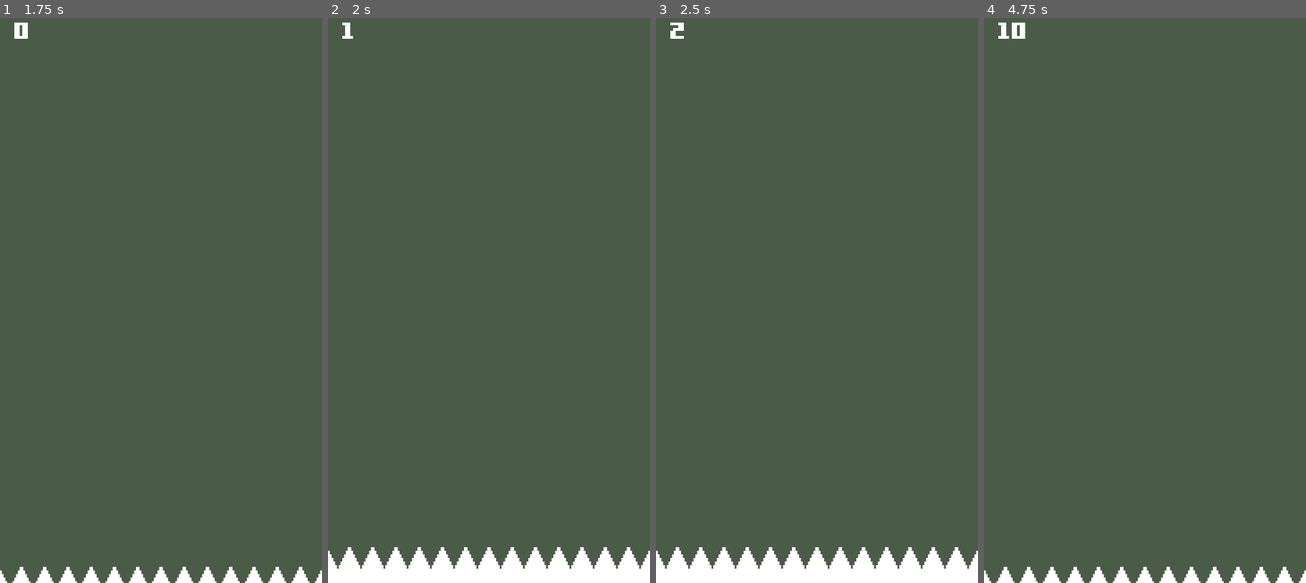
Above: before the commit, frames 1-4 (left to right).
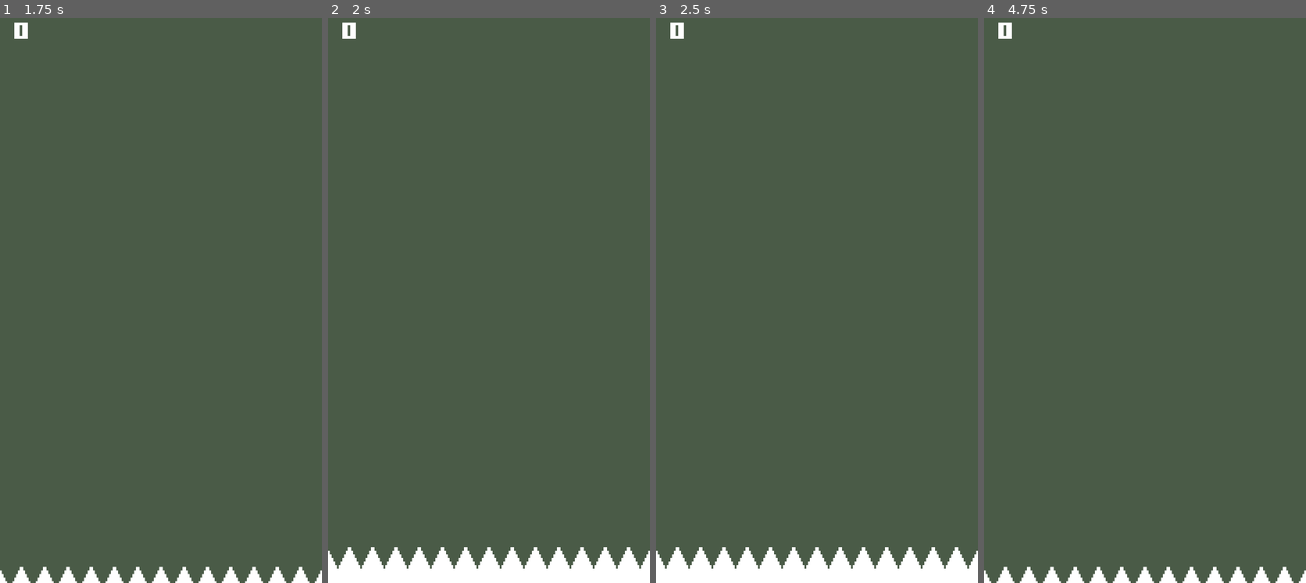
Above: after the commit, the same moments.

Repository: DGIST2023choidoyun/flogtus
Game: Godot game, scene res://Scenes/main.tscn
Same seed, same stepped clock (60 frames per second), same inputs: the game is played once before the commit and once after it.
Inputs (mouse positions are in pixels of both pictures, inside the frame that each line leads up to):
- Up to frame 1 (1.75 s): move the mouse to (231, 266) at 0.52 s; tap Space (Jump) at 0.6, 0.77, 1.07, 1.35, 1.52 s; click (231, 266) at 0.67 s; move the mouse to (96, 323) at 1.27 s; click (96, 323) at 1.42 s
- Up to frame 2 (2 s): tap Space (Jump) at 1.82 s
- Up to frame 3 (2.5 s): move the mouse to (849, 170) at 2.02 s; tap Space (Jump) at 2.1 s; click (849, 170) at 2.17 s
- Up to frame 4 (4.75 s): move the mouse to (1128, 413) at 2.77 s; tap Space (Jump) at 2.85, 3.02, 3.32, 3.6, 3.77, 4.07, 4.35, 4.52 s; click (1128, 413) at 2.92 s; move the mouse to (1241, 385) at 3.52 s; click (1241, 385) at 3.67 s; move the mouse to (1048, 210) at 4.27 s; click (1048, 210) at 4.42 s

Frame 1 is identical in both runs. In frame 2, less than 0.1% of the frame differs, in the area x 4-9%, y 0-4%; in frame 3, less than 0.1%; in frame 4, 0.2%, in the area x 4-13%, y 0-4%.

Commit message:
0822 frog FSM

Diff:
--- a/Objects/frog.tscn
+++ b/Objects/frog.tscn
@@ -7,6 +7,7 @@
 [ext_resource type="AudioStream" uid="uid://5c2a4sqg6a20" path="res://sounds/croak.wav" id="4_7uek1"]
 [ext_resource type="AudioStream" uid="uid://c4nydilulliik" path="res://sounds/splash.wav" id="5_fo7tm"]
 [ext_resource type="Texture2D" uid="uid://beovl7p3p131p" path="res://textures/land_point.png" id="7_1lrn2"]
+[ext_resource type="Script" uid="uid://dnc54nkh3nugd" path="res://scripts/land_point.gd" id="7_giiu1"]
 
 [sub_resource type="AtlasTexture" id="AtlasTexture_fny7c"]
 atlas = ExtResource("2_kuh1s")
@@ -162,6 +163,7 @@
 collision_layer = 2
 monitorable = false
 script = ExtResource("1_vwpa2")
+metadata/_custom_type_script = "uid://b6v7bg41x50l0"
 
 [node name="Sprite" type="AnimatedSprite2D" parent="."]
 sprite_frames = SubResource("SpriteFrames_vwpa2")
@@ -188,6 +190,7 @@
 visibility_mode = 1
 
 [node name="ChargeTimer" type="Timer" parent="."]
+unique_name_in_owner = true
 one_shot = true
 
 [node name="JumpSound" type="AudioStreamPlayer2D" parent="."]
@@ -212,8 +215,10 @@
 [node name="LandPoint" type="Marker2D" parent="."]
 visible = false
 z_index = 1
+script = ExtResource("7_giiu1")
 
 [node name="Sprite2D" type="Sprite2D" parent="LandPoint"]
+visible = false
 texture_filter = 1
 position = Vector2(0, 5)
 texture = ExtResource("7_1lrn2")
@@ -221,5 +226,4 @@
 [connection signal="animation_finished" from="Sprite" to="Sprite" method="_on_animation_finished"]
 [connection signal="frame_changed" from="Sprite" to="Sprite" method="_on_frame_changed"]
 [connection signal="landed" from="Sprite" to="." method="land"]
-[connection signal="screen_entered" from="VisibleOnScreenNotifier2D" to="." method="_on_visible_on_screen_notifier_2d_screen_entered"]
-[connection signal="screen_exited" from="VisibleOnScreenNotifier2D" to="." method="_on_visible_on_screen_notifier_2d_screen_exited"]
+[connection signal="screen_entered" from="VisibleOnScreenNotifier2D" to="CanvasLayer/TouchControl" method="show"]
--- a/Objects/generator.tscn
+++ b/Objects/generator.tscn
@@ -28,5 +28,6 @@
 shape = SubResource("CircleShape2D_247wr")
 
 [node name="Timer" type="Timer" parent="."]
+one_shot = true
 
 [connection signal="timeout" from="Timer" to="." method="generate"]
--- a/Objects/lotus_flower.tscn
+++ b/Objects/lotus_flower.tscn
@@ -47,15 +47,17 @@
 radius = 15.0
 
 [node name="LotusFlower" type="RigidBody2D" groups=["Flower", "Lotus"]]
-collision_mask = 5
+collision_mask = 4
 physics_material_override = SubResource("PhysicsMaterial_4in8w")
 gravity_scale = 0.005
 can_sleep = false
 continuous_cd = 2
 contact_monitor = true
 max_contacts_reported = 5
-linear_damp = 0.1
+linear_damp_mode = 1
+linear_damp = 0.2
 script = ExtResource("1_4in8w")
+metadata/_custom_type_script = "uid://b0byvv3tvpa0y"
 
 [node name="Sprite" type="AnimatedSprite2D" parent="."]
 sprite_frames = SubResource("SpriteFrames_4in8w")
--- a/Objects/lotus_leaf.tscn
+++ b/Objects/lotus_leaf.tscn
@@ -10,15 +10,17 @@
 radius = 0.01
 
 [node name="LotusLeaf" type="RigidBody2D" groups=["Lotus"]]
-collision_mask = 5
+collision_mask = 4
 physics_material_override = SubResource("PhysicsMaterial_ftiaj")
 gravity_scale = 0.005
 can_sleep = false
 continuous_cd = 2
 contact_monitor = true
 max_contacts_reported = 5
-linear_damp = 0.1
+linear_damp_mode = 1
+linear_damp = 0.2
 script = ExtResource("1_1e4ig")
+metadata/_custom_type_script = "uid://b0byvv3tvpa0y"
 
 [node name="Sprite" type="Sprite2D" parent="."]
 
--- a/Scenes/main.tscn
+++ b/Scenes/main.tscn
@@ -45,9 +45,12 @@
 offset_left = 8.0
 offset_right = 48.0
 offset_bottom = 19.0
+theme_override_colors/font_outline_color = Color(0.290196, 0.356863, 0.278431, 1)
+theme_override_constants/outline_size = 4
 theme_override_fonts/font = ExtResource("2_choun")
 theme_override_font_sizes/font_size = 24
 text = "0"
+vertical_alignment = 1
 
 [node name="Screen" type="Control" parent="UI"]
 layout_mode = 3
--- a/Scripts/floating.gd
+++ b/Scripts/floating.gd
@@ -1,6 +1,6 @@
-class_name Floating extends RigidBody2D
+class_name Floating extends Platform
 
-func float_along_fall() -> void:
+func float_along_fall(flow_speed: float = 0.005) -> void:
 	#var rand_vel: int = randi() % 20 + 10
 	#if self.position.x < Utility.world_x * 0.5:
 		#self.linear_velocity.x = rand_vel
@@ -8,4 +8,24 @@
 	#elif self.position.x > Utility.world_x * 0.5:
 		#self.linear_velocity.x = -rand_vel
 		#self.constant_force.x = -1
-	pass
+	self.gravity_scale = flow_speed
+
+func _enter_tree() -> void:
+	'''화면에서 벗어나면 삭제, notifier가 회전효과로 엉뚱하게 감지되지 않게 처리'''
+	var remote: RemoteTransform2D = RemoteTransform2D.new()
+	var notifier: VisibleOnScreenNotifier2D = VisibleOnScreenNotifier2D.new()
+
+	add_child(remote)
+	add_child(notifier)
+
+	remote.remote_path = notifier.get_path()
+	remote.update_rotation = false
+	notifier.top_level = true
+	notifier.rect = Rect2(-40, -40, 80, 80)
+	notifier.screen_exited.connect(
+		func() -> void:
+			for child in get_children():
+				if child is Frog:
+					child.drown()
+					break
+			queue_free())
--- a/Scripts/frog.gd
+++ b/Scripts/frog.gd
@@ -1,16 +1,77 @@
-extends Area2D
-class_name Frog
+class_name Frog extends Area2D
+
+enum STATE { NONE = -1, LANDED, JUMPED, DROWNED, CNT }
+var state: STATE = STATE.NONE
 
 const max_dist: float = 100.0
 const charge_full: float = 1.0
 
-var on_floor: bool = true
-#var charging: bool = false
-#var can_jump: bool = false
+const over_air_coef: float = 0.4 # 채공시간 계수
 
-var pad_name: String = ""
+var platform: Platform = null
+
+var is_ready: bool = false
 
 static var instance: Frog = null # singleton
+
+func _state(value: STATE) -> void:
+	match value:
+		STATE.LANDED:
+			'''바닥 체크 후 처리'''
+			if state != STATE.NONE and state != STATE.JUMPED and state != STATE.LANDED:
+				return
+			var platform: Platform = check_floor()
+			if platform == null:
+				drown.call_deferred()
+			else:
+				if self.platform != platform: # 바닥 같으면 처리 안 함
+					var local_pos: Vector2 = platform.to_local(self.global_position)
+					var glob_rot: float = self.global_rotation
+					# TODO
+					self.reparent(platform, false)
+					await get_tree().physics_frame
+					await get_tree().physics_frame
+					self.position = local_pos
+					self.global_rotation = glob_rot
+
+					if self.platform != null:
+						self.platform.takeoff(self)
+						Data.earn_score(platform)
+					platform.landed(self)
+
+
+			self.platform = platform
+		STATE.JUMPED:
+			'''점프 애니메이션 설정'''
+			if state != STATE.LANDED and not is_ready:
+				return
+			var charged: float = charge_full - $ChargeTimer.time_left
+			var pos_tween: Tween = create_tween()
+			var tween_time: float = charged * over_air_coef
+
+			# 이동
+			pos_tween.tween_property(self, "global_position", $LandPoint.global_position, tween_time).set_trans(Tween.TRANS_SINE).set_ease(Tween.EASE_IN_OUT)
+
+			$LandPoint.hide()
+			set_process(false)
+
+			# 타이머 초기화
+			$ChargeTimer.wait_time = charge_full
+
+			# 애니메이션 설정
+			$Sprite.jump_animate(1.0 / tween_time)
+		STATE.DROWNED:
+			if state != STATE.LANDED:
+				return
+			self.reparent(get_tree().root)
+			$Sprite.drown_animate()
+			game_over()
+
+			if self.platform != null:
+				self.platform.takeoff(self)
+		STATE.CNT:
+			return
+	state = value
 
 func _ready() -> void:
 	$ChargeTimer.wait_time = charge_full
@@ -20,75 +81,35 @@
 	else:
 		instance = self
 
-func _process(_delta: float) -> void:
-	var charged: float = charge_full - $ChargeTimer.time_left
-	var dest: Vector2 = Vector2.UP * charged / charge_full * max_dist
-
-	$LandPoint.position = dest
+	await get_tree().physics_frame
+	land()
 
 func _input(_event: InputEvent) -> void:
-	if not on_floor:
+	if state != STATE.LANDED:
 		return
 	elif Input.is_action_just_pressed(&"Jump"):
+		'''점프 타이머 & 착지 지점 설정'''
 		$ChargeTimer.start()
-		set_process(true)
 		$LandPoint.show()
+		$Sprite.ready_animate()
 
-		$Sprite.ready_animate()
+		is_ready = true
 	elif Input.is_action_just_released(&"Jump"):
-		var charged: float = charge_full - $ChargeTimer.time_left
-		var pos_tween: Tween = create_tween()
-		var tween_time: float = charged * 0.4
+		_state(STATE.JUMPED)
 
-		# 이동
-		self.reparent(get_tree().root) # 점프 도중에는 자유로움
-		pos_tween.tween_property(self, "global_position", $LandPoint.global_position, tween_time).set_trans(Tween.TRANS_SINE).set_ease(Tween.EASE_IN_OUT)
-
-		$LandPoint.hide()
-		set_process(false)
-
-		# 타이머 초기화
-		$ChargeTimer.wait_time = charge_full
-
-		# 애니메이션 설정
-		$Sprite.jump_animate(1.0 / tween_time)
-
-		#플래그 설정
-		on_floor = false
-		pad_name = ""
+		is_ready = false
 
 func land() -> void:
-	var floating: Node2D = self.get_overlapping_bodies().pop_back()
-	if floating == null:
-		drown()
-		return
-
-	var local_pos: Vector2 = floating.to_local(self.global_position)
-	var glob_rot: float = self.global_rotation
-
-	self.reparent(floating, false)
-	await get_tree().physics_frame
-	await get_tree().physics_frame
-	self.position = local_pos
-	self.global_rotation = glob_rot
-	on_floor = true
-
-	if pad_name != floating.name:
-		Data.earn_score(floating)
-		pad_name = floating.name
+	_state(STATE.LANDED)
 
 func drown() -> void:
-	self.reparent(get_tree().root)
+	_state(STATE.DROWNED)
 
-	$Sprite.drown_animate()
-
-	game_over()
-
-func _on_visible_on_screen_notifier_2d_screen_exited() -> void:
-	game_over()
-
-func _on_visible_on_screen_notifier_2d_screen_entered() -> void:
-	$CanvasLayer/TouchControl.show()
+func check_floor() -> Platform:
+	'''단순 체크, 물리 정보를 기반으로 하나만 반환'''
+	#TODO: 체크 방식 변경?
+	var platform: Platform = self.get_overlapping_bodies().pop_back()
+	return platform
 
 func game_over() -> void:
 	print("game over")
--- a/Scripts/global/data.gd
+++ b/Scripts/global/data.gd
@@ -12,7 +12,7 @@
 	if has_signal(signal_name):
 		connect(signal_name, callable)
 
-func earn_score(floating: Node2D) -> void:
+func earn_score(floating: Platform) -> void:
 	if floating != null and floating.is_in_group(&"Flower"):
 		score += 2 # 꽃은 2점
 	else:
--- /dev/null
+++ b/Scripts/land_point.gd
@@ -0,0 +1,18 @@
+extends Marker2D
+
+func _process(_delta: float) -> void:
+	var charged: float = Frog.charge_full - %ChargeTimer.time_left
+	var dest: Vector2 = Vector2.UP * charged / Frog.charge_full * Frog.max_dist
+
+	if dest.length() >= 12.0:
+		$Sprite2D.show()
+	self.position = dest
+
+func _notification(what: int) -> void:
+	if what == NOTIFICATION_VISIBILITY_CHANGED:
+		if visible:
+			set_process(true)
+		else:
+			set_process(false)
+			self.position = Vector2.ZERO
+			$Sprite2D.hide()
--- a/Scripts/lotus_flower.gd
+++ b/Scripts/lotus_flower.gd
@@ -11,15 +11,11 @@
 		avel = -1
 	self.angular_velocity = avel
 
-func _on_body_entered(body: Node) -> void:
-	if body.is_in_group(&"WaterFall"):
-		queue_free()
-	else:
-		self.angular_velocity = avel
-
+func _on_body_entered(_body: Node) -> void:
+	self.angular_velocity = avel
 
 func _on_visible_on_screen_notifier_2d_screen_entered() -> void:
-	$Timer.wait_time = randf() * 7.0 + 3.0
+	$Timer.wait_time = randf() * 7.0 + 3.0 # TODO: Parameterize
 	$Timer.start()
 
 func _on_timer_timeout() -> void:
@@ -33,9 +29,8 @@
 				($Shape.shape as CircleShape2D).radius = 12
 			2:
 				($Shape.shape as CircleShape2D).radius = 8
-
-		if Frog.instance != null and Frog.instance.pad_name == self.name:
-			if frame == 3:
-				Frog.instance.drown()
-			else:
-				Frog.instance.land()
+			3:
+				#($Shape.shape as CircleShape2D).radius = 4
+				#self.add_collision_exception_with(Frog.instance)
+				collapse.emit()
+		state_changed.emit()
--- a/Scripts/lotus_leaf.gd
+++ b/Scripts/lotus_leaf.gd
@@ -26,8 +26,10 @@
 		SIZE.LARGE:
 			$Sprite.texture = load("res://textures/lotus_leaf_large.png")
 
+	has_state = false
+	can_collapse = false
+
 func _rand_size() -> SIZE:
-	randomize()
 	var ratio: float = randf()
 
 	if ratio > 0.70:
@@ -41,9 +43,5 @@
 	else:
 		return SIZE.TINI
 
-
-func _on_body_entered(body: Node) -> void:
-	if body.is_in_group(&"WaterFall"):
-		queue_free()
-	else:
-		self.angular_velocity = avel
+func _on_body_entered(_body: Node) -> void:
+	self.angular_velocity = avel
--- /dev/null
+++ b/Scripts/platform.gd
@@ -0,0 +1,19 @@
+class_name Platform extends RigidBody2D
+
+signal state_changed()
+signal collapse()
+
+var has_state: bool = true
+var can_collapse: bool = true
+
+func landed(frog: Frog) -> void: # 개구리와 자연스러운 연결
+	if has_state and state_changed.get_connections().find(frog.land) == -1:
+		state_changed.connect(frog.land)
+	if can_collapse and collapse.get_connections().find(frog.drown) == -1:
+		collapse.connect(frog.drown)
+
+func takeoff(frog: Frog) -> void:
+	if has_state and state_changed.get_connections().find(frog.land) != -1:
+		state_changed.disconnect(frog.land)
+	if can_collapse and collapse.get_connections().find(frog.drown) != -1:
+		collapse.disconnect(frog.drown)
--- a/Scripts/setup.gd
+++ b/Scripts/setup.gd
@@ -1,7 +1,10 @@
 extends Node
 
 func _ready() -> void:
-	Data.add_listener("score_changed", func(val: int): $UI/Score.text = "{0}".format([val]))
+	Data.add_listener("score_changed",
+		func(val: int) -> void:
+			$UI/Score.text = "{0}".format([val])
+	)
 
 func _on_screen_gui_input(event: InputEvent) -> void:
 	if event is InputEventScreenTouch:
--- a/project.godot
+++ b/project.godot
@@ -13,9 +13,12 @@
 config/name="Flogtus"
 config/version="0.0.1 beta"
 run/main_scene="uid://bn1m4wpx3mgob"
+config/use_custom_user_dir=true
 config/features=PackedStringArray("4.4")
 run/max_fps=75
 boot_splash/bg_color=Color(0.184314, 0.243137, 0.203922, 1)
+config/icon="uid://cb83vsev3piy2"
+config/windows_native_icon="res://flogtus_icon.ico"
 
 [autoload]
 
@@ -83,6 +86,8 @@
 
 [physics]
 
+jolt_physics_3d/collisions/collision_margin_fraction=0.1
+2d/default_gravity=1.0
 2d/default_angular_damp=0.0
 
 [rendering]
Not shown: 1 places in Objects/frog.tscn that only renumber resources
Not shown, added: Scripts/land_point.gd.uid
Not shown, added: Scripts/platform.gd.uid
Binary file added: flogtus_icon.ico
Binary file added: flogtus_icon.png
Not shown, added: flogtus_icon.png.import
